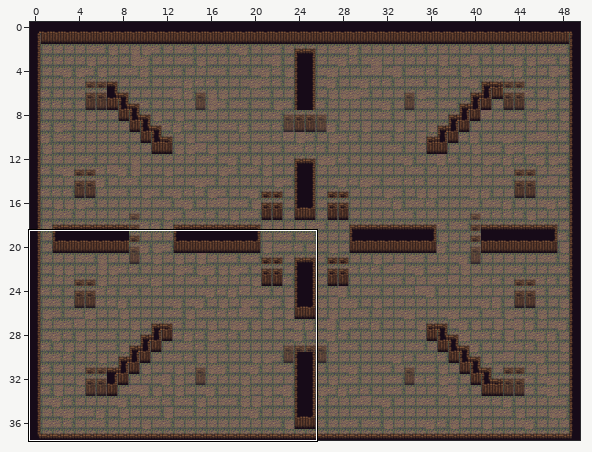
Two states of a Tiled map (JSON), client/public/maps/timber_yard.json. Above, an overview of the earlier version with the close-up marked.
Close-up. Before:
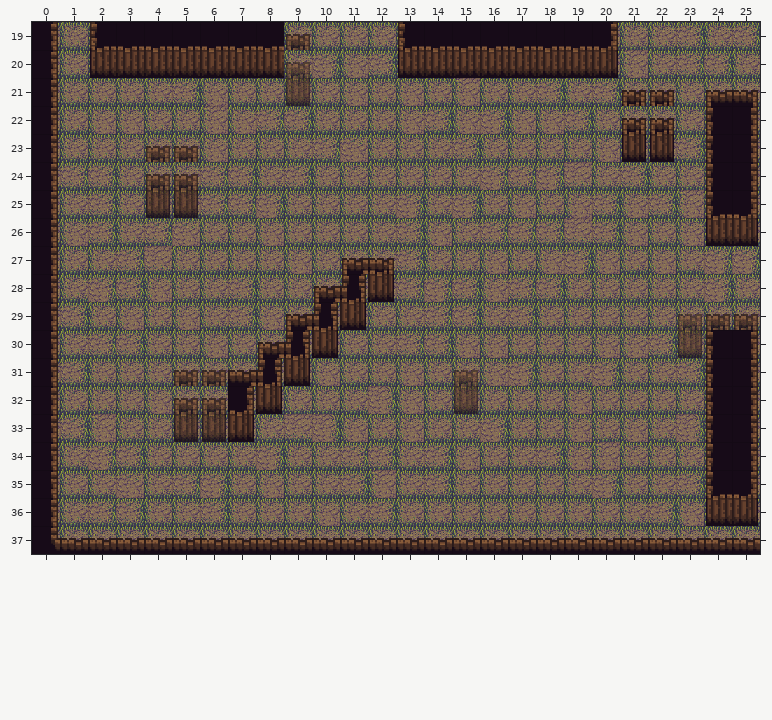
Cells are 32x32 px. Shown: x 0..25, y 19..37. The commit also changed other parts of the map, which this record leaves out.
New version:
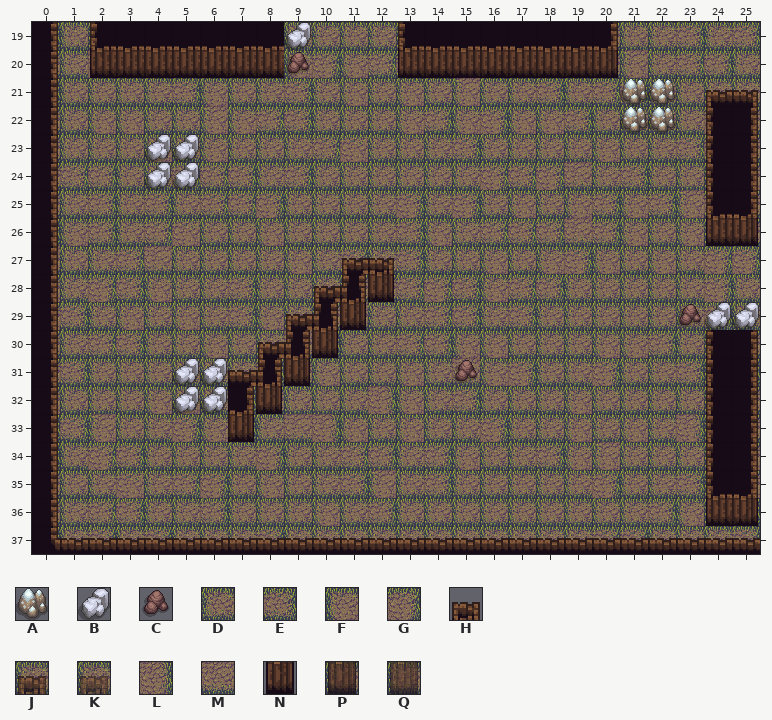
Key: from "arena_unified": A 290, B 292, C 294; from "arena_wood": D 96, E 97, F 98, G 99, H 100, J 101, K 102, L 105, M 106, N 108, P 109, Q 110.
_ is an empty cell, . an unchanged one.
See-through tiles are keyed as they look on the map.
The exact change:
--- layer "Ground"
@@ x 0..24 @@
-19 D........................
-20 ..D......D...D...........
-21 D........D...........D...
-22 ........................D
-23 ....D...................D
-24 .....D...................
-25 ....D...................D
-26 D........................
-27 D..........D.............
+19 E........................
+20 ..L......F...E...........
+21 E........E...........E...
+22 ........................G
+23 ....F...................E
+24 .....E...................
+25 ....E...................E
+26 G........................
+27 M..........E.............
@@ x 0..25 @@
-29 ...........D............D.
-30 .........DD...............
-31 ........D......D.........D
-32 .....D.D.......D..........
-33 D....DDD..................
-34 D.........................
+29 ...........M............E.
+30 .........ME...............
+31 ........E......M.........E
+32 .....F.E.......E..........
+33 E....GFE..................
+34 E.........................
@@ x 2..25 @@
-36 .......................D
-37 D.D...D...........DD...D
+36 .......................E
+37 E.E...E...........EE...E
--- layer "WallFronts"
@@ x 9..9 @@
-21 Q
+21 _
@@ x 21..22 @@
-23 NN
+23 __
@@ x 4..5 @@
-25 PP
+25 __
@@ x 23..23 @@
-30 Q
+30 _
@@ x 5..15 @@
-32 ..........Q
-33 PP.........
+32 .........._
+33 __.........
--- layer "Walls"
@@ x 4..22 @@
-19 .....J.............
-20 .....K.............
-21 .................HH
-22 .................HH
-23 JJ.................
-24 JJ.................
+19 .....B.............
+20 .....C.............
+21 .................AA
+22 .................AA
+23 BB.................
+24 BB.................
@@ x 23..25 @@
-29 KJJ
+29 CBB
@@ x 5..15 @@
-31 JJ........K
-32 JJ.........
+31 BB........C
+32 BB.........
